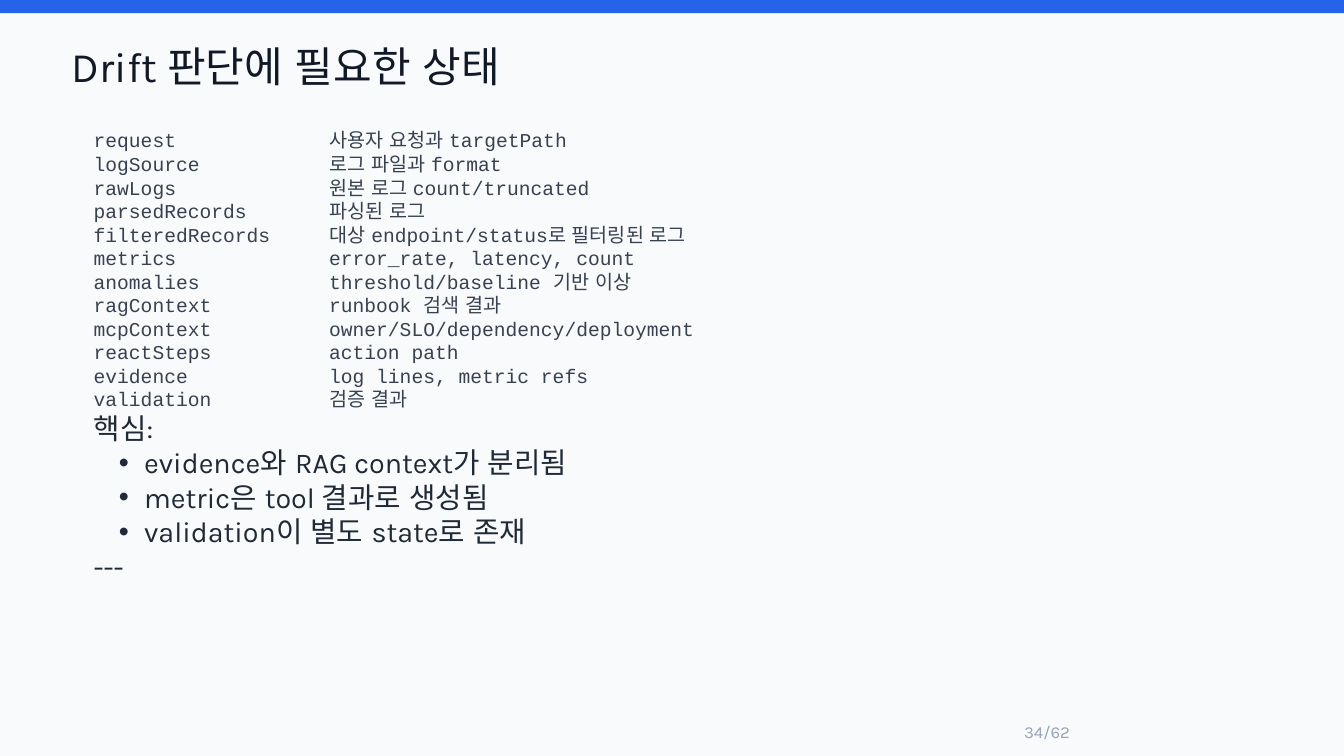
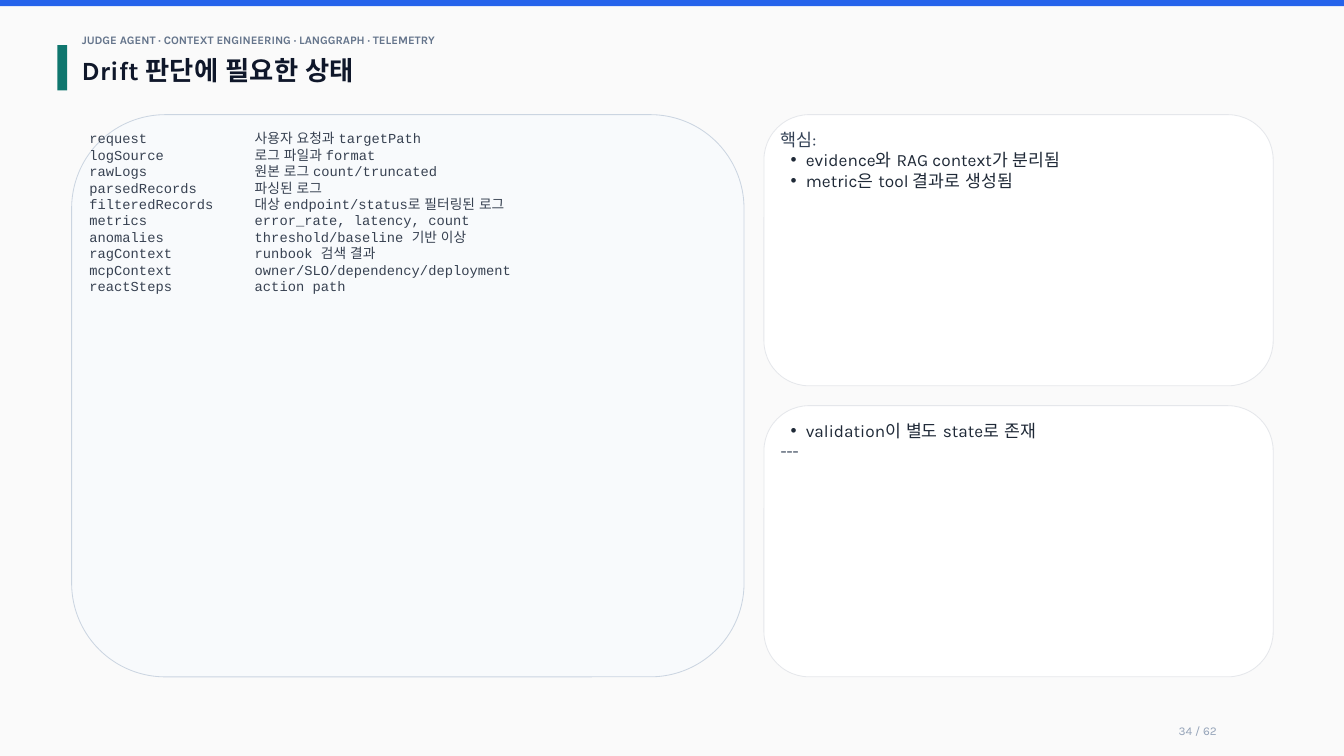
Before and after one commit to lesh915/judge-agent, a slide deck: slide 34 of docs/JUDGE_AGENT_CONTEXT_ENGINEERING_TECH_PRESENTATION.pptx. Drawn at 1344x756 pixels with LibreOffice and Linux fonts; fonts in the diff are those of the drawing. Boxes give left, top, right and bottom in pixels: in the first picture for what was removed or moved away, otherwise in the second. Text is boxed around its words. In the diff, an @@ line names an element or a change of style, - is before the commit and + after.

Commit message:
docs: refine presentation pptx layout

```diff
--- a/docs/JUDGE_AGENT_CONTEXT_ENGINEERING_TECH_PRESENTATION.pptx
+++ b/docs/JUDGE_AGENT_CONTEXT_ENGINEERING_TECH_PRESENTATION.pptx
@@ rectangle resized from (x1=0, y1=0, x2=1344, y2=13) to (x1=0, y1=0, x2=1344, y2=6) @@
@@ rectangle at (x1=0, y1=0, x2=1344, y2=756): fill #F8FAFC to #FAFAFA; outline none to #FAFAFA 0.6 pt @@
@@ rectangle added at (x1=57, y1=45, x2=68, y2=91), fill #0F766E @@
@@ text "Drift 판단에 필요한 상태" moved from (x1=72, y1=47, x2=499, y2=86) to (x1=82, y1=58, x2=354, y2=83) @@
@@ text "Drift 판단에 필요한 상태" at (x1=82, y1=58, x2=354, y2=83): size 30 to 18.8 pt, text colour #111827 to #0F172A, bold on @@
@@ text added at (x1=82, y1=36, x2=435, y2=44), 8.2 pt, text #64748B, bold @@
+JUDGE AGENT · CONTEXT ENGINEERING · LANGGRAPH · TELEMETRY
@@ rounded rectangle added at (x1=72, y1=115, x2=744, y2=678), fill #F8FAFC, outline #CBD5E1 0.6 pt @@
@@ rounded rectangle added at (x1=764, y1=115, x2=1273, y2=386), fill #FFFFFF, outline #E5E7EB 0.6 pt @@
@@ text at (x1=89, y1=131, x2=511, y2=294): text changed; size 14 to 9.8 pt @@
-request 사용자 요청과 targetPath
-logSource 로그 파일과 format
-rawLogs 원본 로그 count/truncated
-parsedRecords 파싱된 로그
-filteredRecords 대상 endpoint/status로 필터링된 로그
-metrics error_rate, latency, count
-anomalies threshold/baseline 기반 이상
-ragContext runbook 검색 결과
-mcpContext owner/SLO/dependency/deployment
-reactSteps action path
-evidence log lines, metric refs
-validation 검증 결과
-핵심:
-• evidence와 RAG context가 분리됨
-• metric은 tool 결과로 생성됨
-• validation이 별도 state로 존재
----
+request 사용자 요청과 targetPath
+logSource 로그 파일과 format
+rawLogs 원본 로그 count/truncated
+parsedRecords 파싱된 로그
+filteredRecords 대상 endpoint/status로 필터링된 로그
+metrics error_rate, latency, count
+anomalies threshold/baseline 기반 이상
+ragContext runbook 검색 결과
+mcpContext owner/SLO/dependency/deployment
+reactSteps action path
@@ text added at (x1=781, y1=131, x2=1061, y2=189), 12.3 pt, text #1F2937 @@
+핵심:
+• evidence와 RAG context가 분리됨
+• metric은 tool 결과로 생성됨
@@ rounded rectangle added at (x1=764, y1=405, x2=1273, y2=677), fill #FFFFFF, outline #E5E7EB 0.6 pt @@
@@ text added at (x1=806, y1=422, x2=1036, y2=439), 12.3 pt, text #1F2937 @@
+• validation이 별도 state로 존재
+---
@@ text at (x1=1179, y1=727, x2=1217, y2=735): text changed; size 12 to 8.5 pt @@
-34/62
+34 / 62
```
Also in this commit, not shown: 61 other slides changed.
